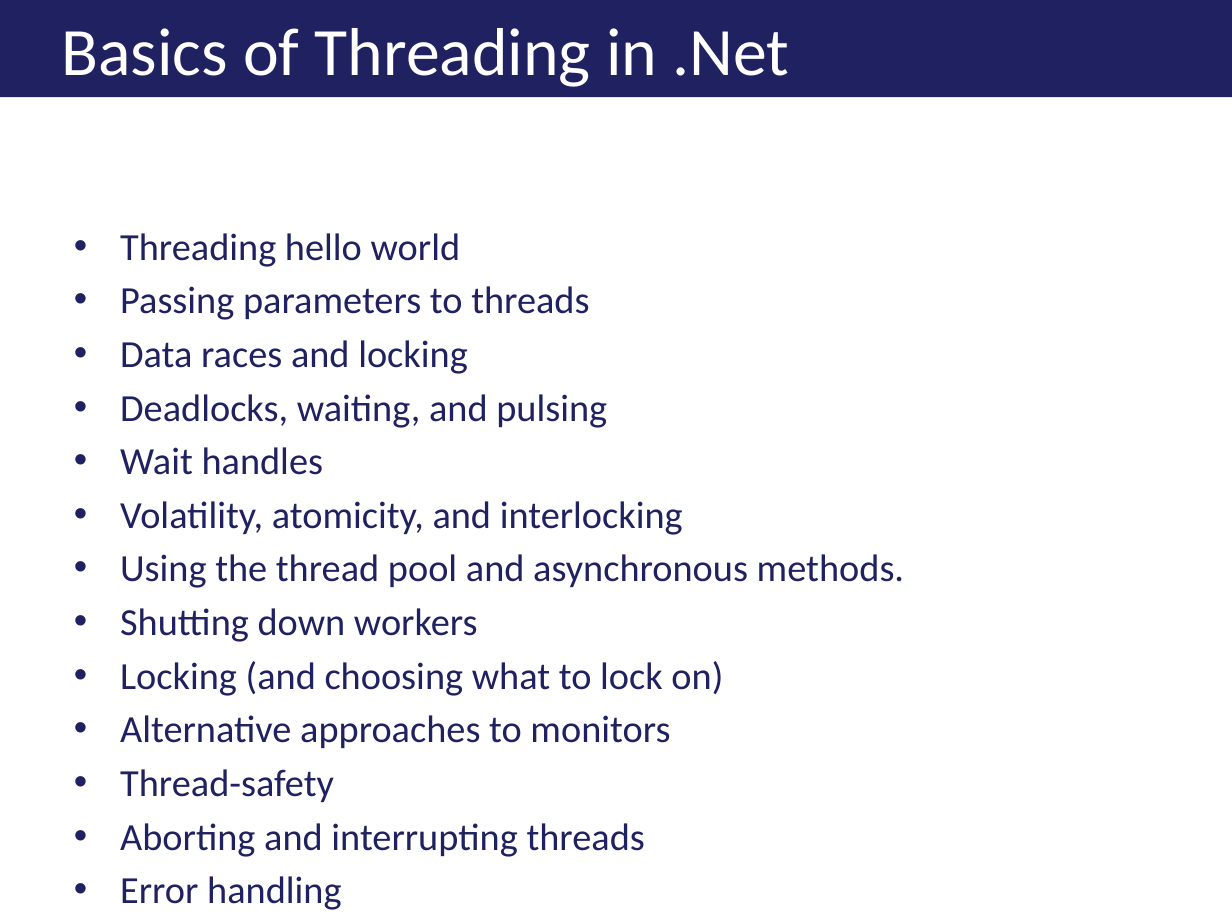
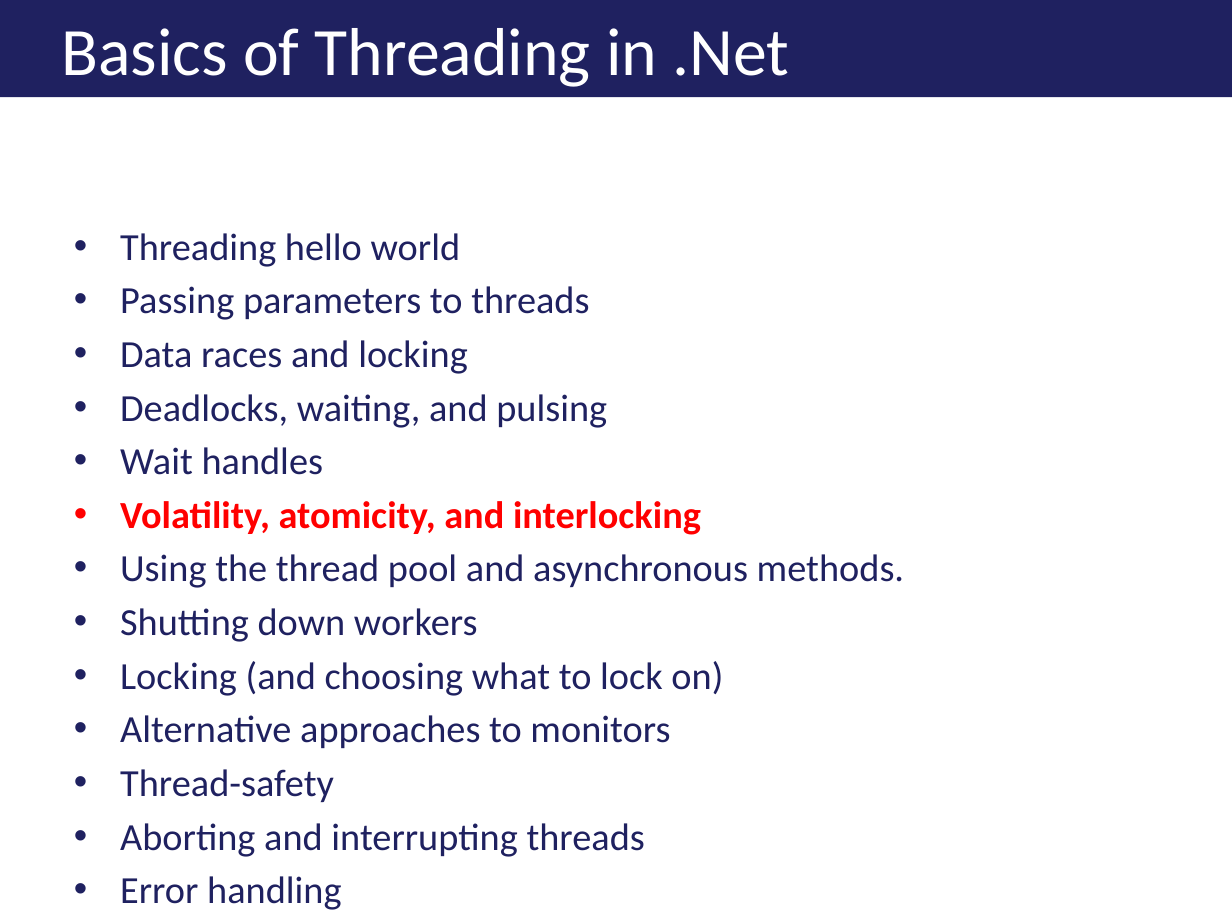
Before and after one commit to ericburcham/THasyINKnc, a slide deck: slide 13 of Presentation/THasINKync.pptx. Drawn at 1232x924 pixels with LibreOffice and Linux fonts; fonts in the diff are those of the drawing; background and template pictures are left out. Boxes give left, top, right and bottom in pixels: in the first picture for what was removed or moved away, otherwise in the second. Text is boxed around its words. In the diff, an @@ line names an element or a change of style, - is before the commit and + after.

```diff
--- a/Presentation/THasINKync.pptx
+++ b/Presentation/THasINKync.pptx
@@ text at <box>120,501,701,535</box>: text colour #1F2160 to #FF0000, bold on in "Volatility, atomicity, and interlocking" @@
```
Also in this commit, not shown: 25 other files.
